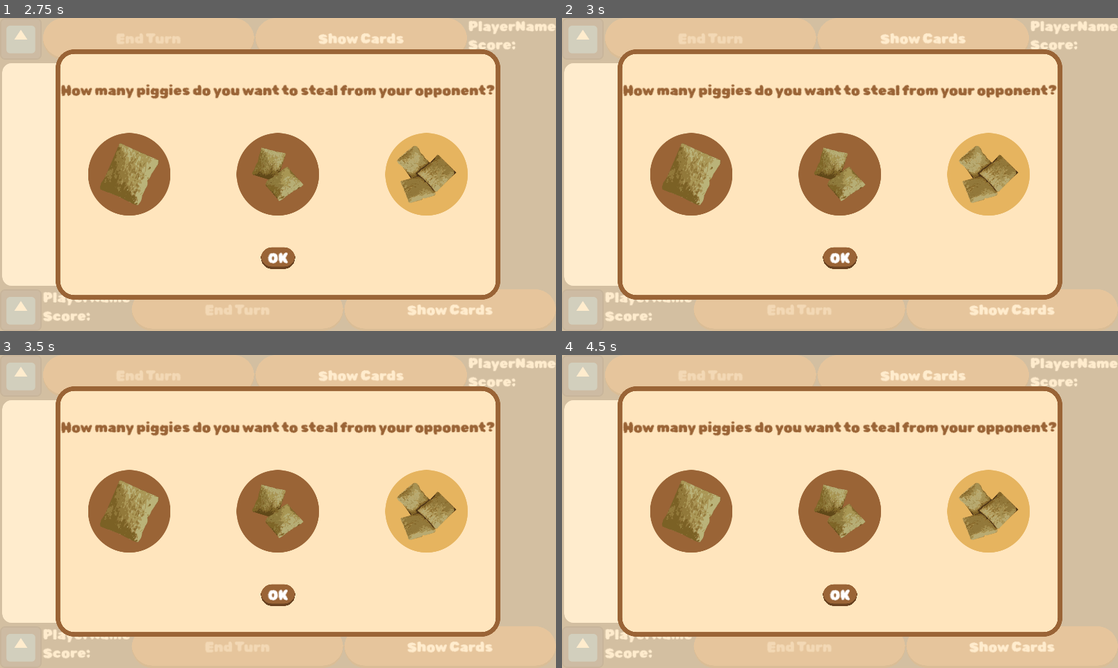
Above: before the commit, frames 1-4 (two rows, left to right).
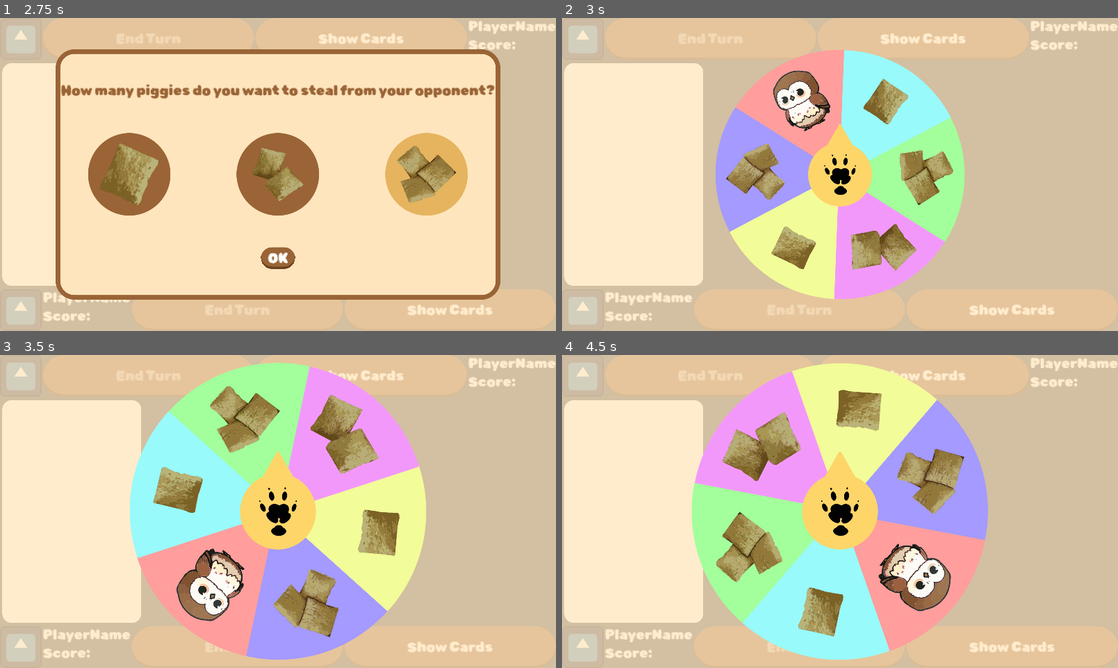
Above: after the commit, the same moments.

Repository: ElQDuck/guinea-piggies
Game: Godot game, scene res://scenes/game.tscn
Same seed, same stepped clock (60 frames per second), same inputs: the game is played once before the commit and once after it. This scene is started directly instead of the project's main scene. The engine's default icon, where the game draws it, is replaced by a stand-in: a white triangle on a blue panel in a dark square.
Inputs (mouse positions are in pixels of both pictures, inside the frame that each line leads up to):
- Up to frame 1 (2.75 s): click (127, 174) at 0.5 s; click (278, 174) at 1.25 s; click (428, 174) at 2 s
- Up to frame 2 (3 s): click "OK" at 2.75 s
- Up to frame 3 (3.5 s): no input
- Up to frame 4 (4.5 s): click (840, 596) at 3.5 s, where only the run before the commit has a clickable "OK"; click "Show Cards" at 4.25 s

Frame 1 is identical in both runs. In frame 2, 56% of the frame differs, in the area x 10-90%, y 10-90%; in frame 3, 59%; in frame 4, 59%, in the area x 10-90%, y 2-98%.
Error in both runs: Invalid access to property or key 'primary' on a base object of type 'Dictionary'. (res://scripts/player.gd:44)

Commit message:
feat: spinn to win

Diff:
--- a/scenes/dice_selection.gd
+++ b/scenes/dice_selection.gd
@@ -1,6 +1,7 @@
 extends CanvasLayer
 
 @export var box_panel: Panel
+@export var dice_select_panel: Panel
 @export var lofty_button_1: TextureButton
 @export var lofty_button_2: TextureButton
 @export var lofty_button_3: TextureButton
@@ -27,4 +28,15 @@
 
 
 func _handle_start_wheel_button_pressed():
-	print(selected_lofty)
+	# Make the dice buttons invisible
+	dice_select_panel.set_visible(false)
+	# Resize to 0 to scale up with tween to get a pop up effect
+	fortune_wheel.set_scale(Vector2(0, 0))
+	fortune_wheel.set_visible(true)
+
+	# Scaling up with tween
+	var scale_up_tween = create_tween()
+	scale_up_tween.tween_property(fortune_wheel, "scale", Vector2(1, 1), 0.7).set_ease(Tween.EASE_OUT).set_trans(Tween.TRANS_BACK)
+
+	# Spin the wheel
+	fortune_wheel.spin(3)
--- a/scenes/game.tscn
+++ b/scenes/game.tscn
@@ -25,7 +25,9 @@
 [sub_resource type="StyleBoxFlat" id="StyleBoxFlat_bkh57"]
 bg_color = Color(1, 0.898039, 0.741176, 0.752941)
 
-[sub_resource type="StyleBoxFlat" id="StyleBoxFlat_om3bn"]
+[sub_resource type="StyleBoxEmpty" id="StyleBoxEmpty_5ufxd"]
+
+[sub_resource type="StyleBoxFlat" id="StyleBoxFlat_7mtn8"]
 bg_color = Color(1, 0.898039, 0.741176, 1)
 border_width_left = 16
 border_width_top = 16
@@ -145,14 +147,15 @@
 size_flags_horizontal = 3
 text = "Show Cards"
 
-[node name="DiceSelectionUi" type="CanvasLayer" parent="." node_paths=PackedStringArray("box_panel", "lofty_button_1", "lofty_button_2", "lofty_button_3", "start_wheel_button", "fortune_wheel")]
+[node name="DiceSelectionUi" type="CanvasLayer" parent="." node_paths=PackedStringArray("box_panel", "dice_select_panel", "lofty_button_1", "lofty_button_2", "lofty_button_3", "start_wheel_button", "fortune_wheel")]
 script = ExtResource("8_3oo5e")
-box_panel = NodePath("Panel2")
-lofty_button_1 = NodePath("Panel2/VBoxContainer/HBoxContainer/1")
-lofty_button_2 = NodePath("Panel2/VBoxContainer/HBoxContainer/2")
-lofty_button_3 = NodePath("Panel2/VBoxContainer/HBoxContainer/3")
-start_wheel_button = NodePath("Panel2/VBoxContainer/Button")
-fortune_wheel = NodePath("Panel2/FortuneWheel")
+box_panel = NodePath("BoxPanel")
+dice_select_panel = NodePath("BoxPanel/DiceSelectPanel")
+lofty_button_1 = NodePath("BoxPanel/DiceSelectPanel/VBoxContainer/HBoxContainer/1")
+lofty_button_2 = NodePath("BoxPanel/DiceSelectPanel/VBoxContainer/HBoxContainer/2")
+lofty_button_3 = NodePath("BoxPanel/DiceSelectPanel/VBoxContainer/HBoxContainer/3")
+start_wheel_button = NodePath("BoxPanel/DiceSelectPanel/VBoxContainer/Button")
+fortune_wheel = NodePath("BoxPanel/FortuneWheel")
 
 [node name="Panel" type="Panel" parent="DiceSelectionUi"]
 anchors_preset = 15
@@ -162,7 +165,7 @@
 grow_vertical = 2
 theme_override_styles/panel = SubResource("StyleBoxFlat_bkh57")
 
-[node name="Panel2" type="Panel" parent="DiceSelectionUi"]
+[node name="BoxPanel" type="Panel" parent="DiceSelectionUi"]
 anchors_preset = -1
 anchor_left = 0.1
 anchor_top = 0.1
@@ -170,17 +173,26 @@
 anchor_bottom = 0.9
 grow_horizontal = 2
 grow_vertical = 2
-theme_override_styles/panel = SubResource("StyleBoxFlat_om3bn")
-
-[node name="VBoxContainer" type="VBoxContainer" parent="DiceSelectionUi/Panel2"]
-layout_mode = 1
-anchors_preset = 15
-anchor_right = 1.0
-anchor_bottom = 1.0
-grow_horizontal = 2
-grow_vertical = 2
-
-[node name="Label" type="Label" parent="DiceSelectionUi/Panel2/VBoxContainer"]
+theme_override_styles/panel = SubResource("StyleBoxEmpty_5ufxd")
+
+[node name="DiceSelectPanel" type="Panel" parent="DiceSelectionUi/BoxPanel"]
+layout_mode = 1
+anchors_preset = 15
+anchor_right = 1.0
+anchor_bottom = 1.0
+grow_horizontal = 2
+grow_vertical = 2
+theme_override_styles/panel = SubResource("StyleBoxFlat_7mtn8")
+
+[node name="VBoxContainer" type="VBoxContainer" parent="DiceSelectionUi/BoxPanel/DiceSelectPanel"]
+layout_mode = 1
+anchors_preset = 15
+anchor_right = 1.0
+anchor_bottom = 1.0
+grow_horizontal = 2
+grow_vertical = 2
+
+[node name="Label" type="Label" parent="DiceSelectionUi/BoxPanel/DiceSelectPanel/VBoxContainer"]
 custom_minimum_size = Vector2(100, 100)
 layout_mode = 2
 size_flags_vertical = 3
@@ -190,11 +202,11 @@
 vertical_alignment = 1
 autowrap_mode = 2
 
-[node name="HBoxContainer" type="HBoxContainer" parent="DiceSelectionUi/Panel2/VBoxContainer"]
-layout_mode = 2
-size_flags_vertical = 3
-
-[node name="1" type="TextureButton" parent="DiceSelectionUi/Panel2/VBoxContainer/HBoxContainer"]
+[node name="HBoxContainer" type="HBoxContainer" parent="DiceSelectionUi/BoxPanel/DiceSelectPanel/VBoxContainer"]
+layout_mode = 2
+size_flags_vertical = 3
+
+[node name="1" type="TextureButton" parent="DiceSelectionUi/BoxPanel/DiceSelectPanel/VBoxContainer/HBoxContainer"]
 layout_mode = 2
 size_flags_horizontal = 3
 toggle_mode = true
@@ -203,7 +215,7 @@
 texture_pressed = ExtResource("10_ml0yv")
 stretch_mode = 5
 
-[node name="2" type="TextureButton" parent="DiceSelectionUi/Panel2/VBoxContainer/HBoxContainer"]
+[node name="2" type="TextureButton" parent="DiceSelectionUi/BoxPanel/DiceSelectPanel/VBoxContainer/HBoxContainer"]
 layout_mode = 2
 size_flags_horizontal = 3
 toggle_mode = true
@@ -213,7 +225,7 @@
 texture_pressed = ExtResource("12_3y6em")
 stretch_mode = 5
 
-[node name="3" type="TextureButton" parent="DiceSelectionUi/Panel2/VBoxContainer/HBoxContainer"]
+[node name="3" type="TextureButton" parent="DiceSelectionUi/BoxPanel/DiceSelectPanel/VBoxContainer/HBoxContainer"]
 layout_mode = 2
 size_flags_horizontal = 3
 toggle_mode = true
@@ -222,13 +234,13 @@
 texture_pressed = ExtResource("14_ec826")
 stretch_mode = 5
 
-[node name="Button" type="Button" parent="DiceSelectionUi/Panel2/VBoxContainer"]
+[node name="Button" type="Button" parent="DiceSelectionUi/BoxPanel/DiceSelectPanel/VBoxContainer"]
 layout_mode = 2
 size_flags_horizontal = 4
 size_flags_vertical = 6
 text = "BUTTON_SPINN_WHEEL"
 
-[node name="FortuneWheel" parent="DiceSelectionUi/Panel2" instance=ExtResource("17_yrr48")]
+[node name="FortuneWheel" parent="DiceSelectionUi/BoxPanel" instance=ExtResource("17_yrr48")]
 visible = false
 layout_mode = 1
 
--- a/scripts/fortune_wheel.gd
+++ b/scripts/fortune_wheel.gd
@@ -13,7 +13,7 @@
 	pass
 
 
-func _spin(value: int):
+func spin(value: int):
 	var final_degree: float = 0
 	match value:
 		1:
Not shown: 1 places in scenes/game.tscn that only renumber resources
